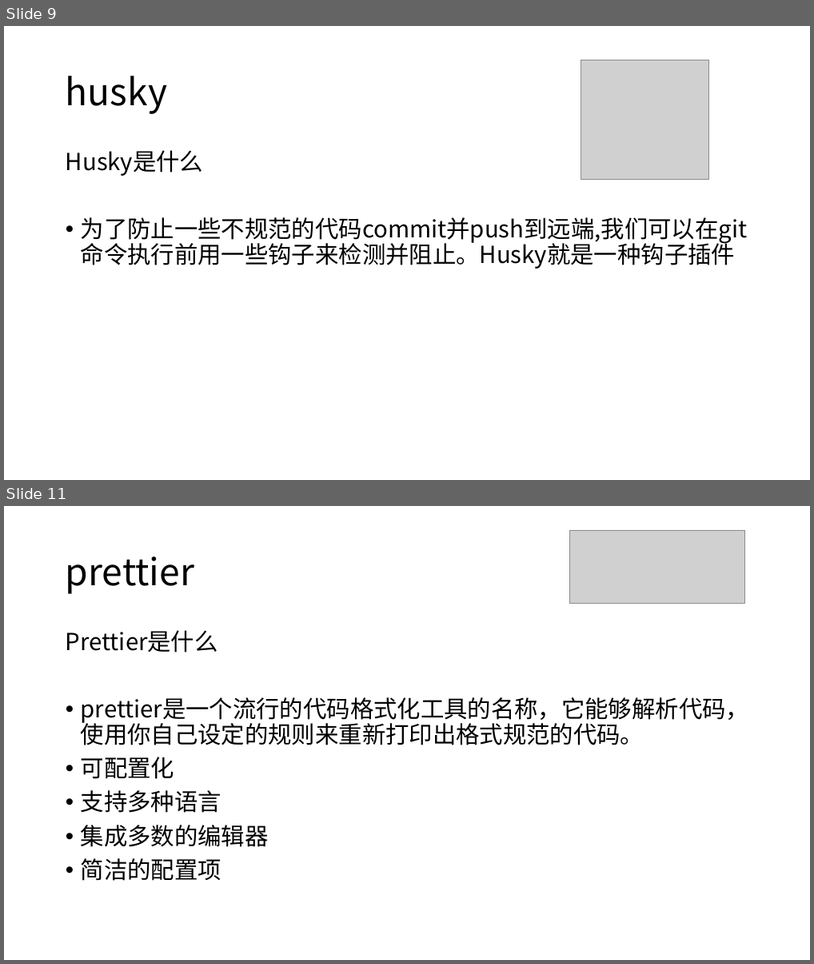
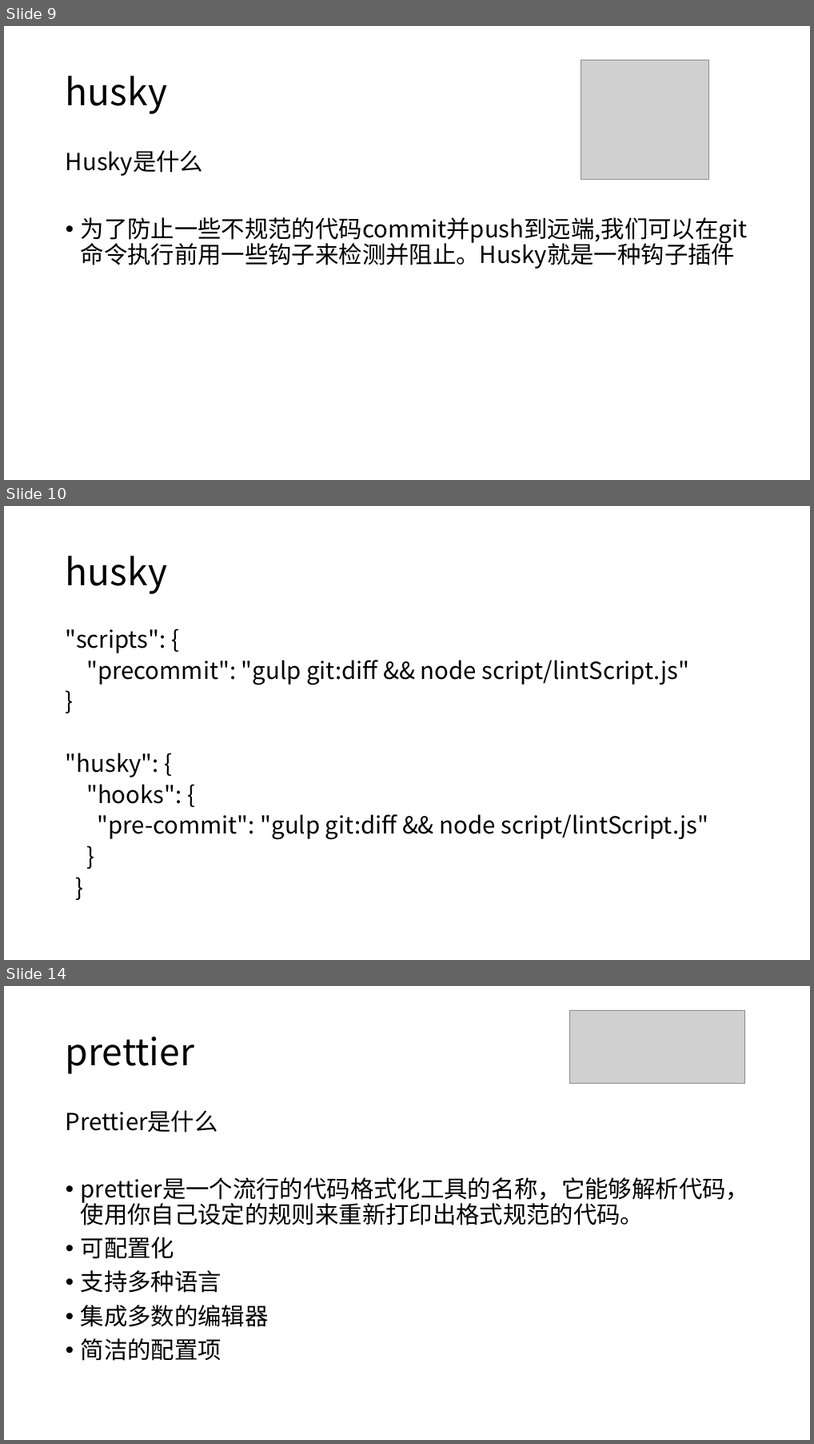
Before and after one commit to Quixote719/Knowledge, a slide deck: 前端工程化的几个常用工具.pptx. Shown one above the other, each under a label of ours: slides 9 and 11 before the commit, slides 9, 10 and 14 after it; the slides between them are not shown. The pictures are 814x964 and 814x1444 pixels, drawn with LibreOffice and Linux fonts; fonts in the diff are those of the drawing; grey boxes stand for pictures. Boxes give left, top, right and bottom in pixels: in the first picture for what was removed or moved away, otherwise in the second. Text is boxed around its words. In the diff, an @@ line names an element or a change of style, - is before the commit and + after.

```diff
--- a/前端工程化的几个常用工具.pptx
+++ b/前端工程化的几个常用工具.pptx
@@ slide 10 added at [4, 506, 810, 960], background #FFFFFF @@
@@ title added at [66, 556, 167, 594], 44 pt, text #000000 @@
+husky
@@ text added at [66, 629, 709, 840], 28 pt, text #000000 @@
+"scripts": {
+"precommit": "gulp git:diff && node script/lintScript.js"
+}
+"husky": {
+"hooks": {
+"pre-commit": "gulp git:diff && node script/lintScript.js"
+}
+}
@@ what was slide 11 is now slide 14 @@
```
Also in this commit, not shown: 9 slides changed, 3 other slides added.
